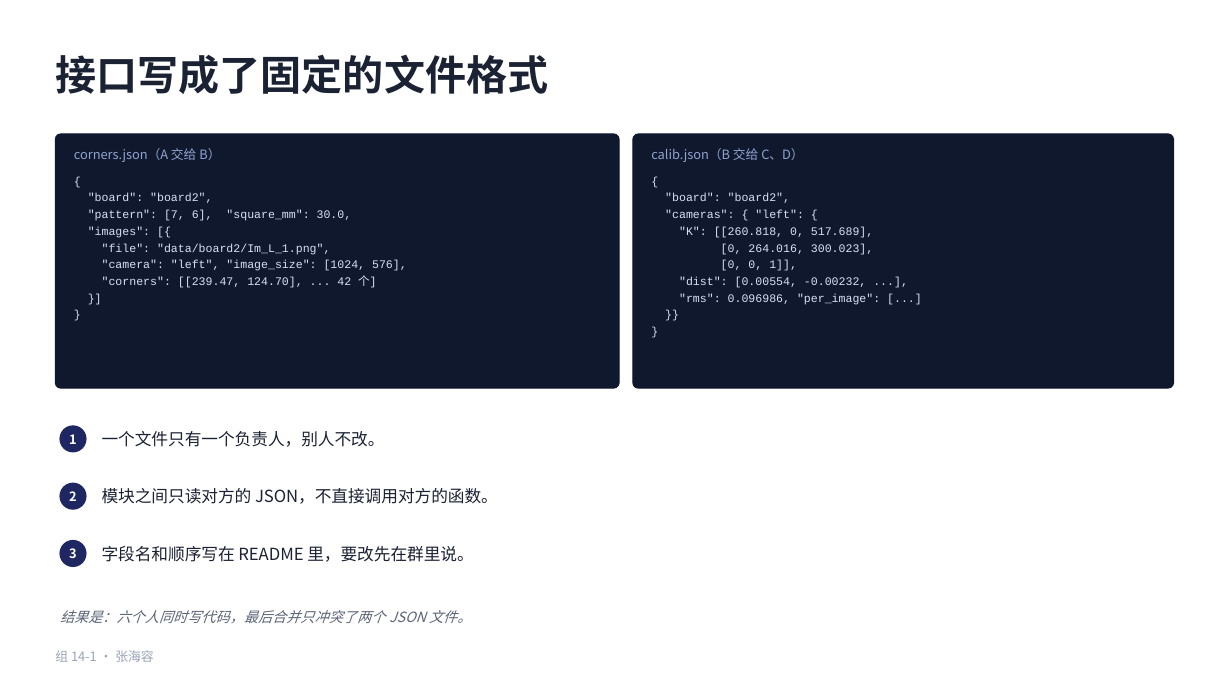
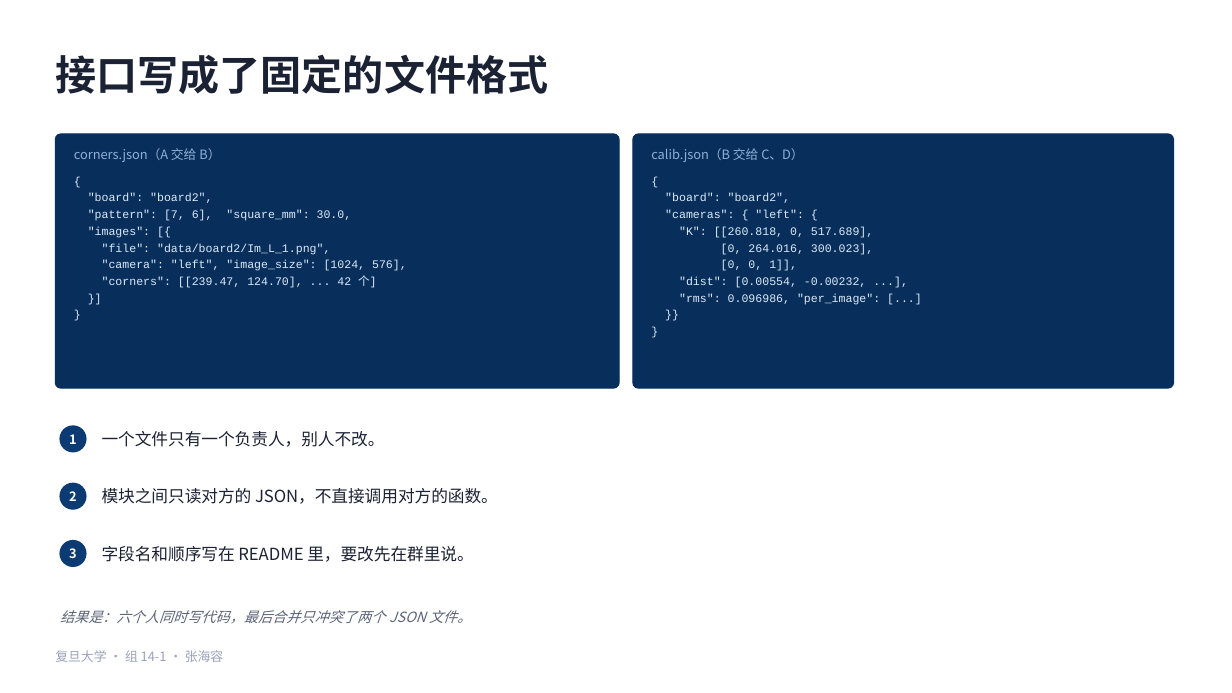
Before and after one commit to HRzhangStat/camera-calibration, a slide deck: slide 4 of 组14-1-组长贡献.pptx. Drawn at 1232x693 pixels with LibreOffice and Linux fonts; fonts in the diff are those of the drawing. Boxes give left, top, right and bottom in pixels: in the first picture for what was removed or moved away, otherwise in the second. Text is boxed around its words. In the diff, an @@ line names an element or a change of style, - is before the commit and + after.

```diff
--- a/组14-1-组长贡献.pptx
+++ b/组14-1-组长贡献.pptx
@@ rounded rectangle at bbox=[55, 134, 619, 388]: fill #10182E to #082F5C; outline #10182E 1 pt to #082F5C 1 pt @@
@@ text "corners.json（A 交给 B）" at bbox=[74, 148, 220, 162]: text colour #8FA3CF to #8FB0D4 @@
@@ rounded rectangle at bbox=[633, 134, 1174, 388]: fill #10182E to #082F5C; outline #10182E 1 pt to #082F5C 1 pt @@
@@ text "calib.json（B 交给 C、D）" at bbox=[651, 148, 804, 162]: text colour #8FA3CF to #8FB0D4 @@
@@ text "{" at bbox=[88, 193, 407, 288]: text colour #D6E0F5 to #DCE8F6 @@
@@ text "{" at bbox=[665, 193, 880, 305]: text colour #D6E0F5 to #DCE8F6 @@
@@ fill #1E2761 to #0B3B72; outline #1E2761 1 pt to #0B3B72 1 pt in 3 elements at bbox=[60, 426, 86, 452], bbox=[60, 483, 86, 509], bbox=[60, 541, 86, 567] @@
@@ text at bbox=[55, 650, 223, 662]: text changed @@
-组 14-1 · 张海容
+复旦大学 · 组 14-1 · 张海容
```
Also in this commit, not shown: 10 other slides changed.
